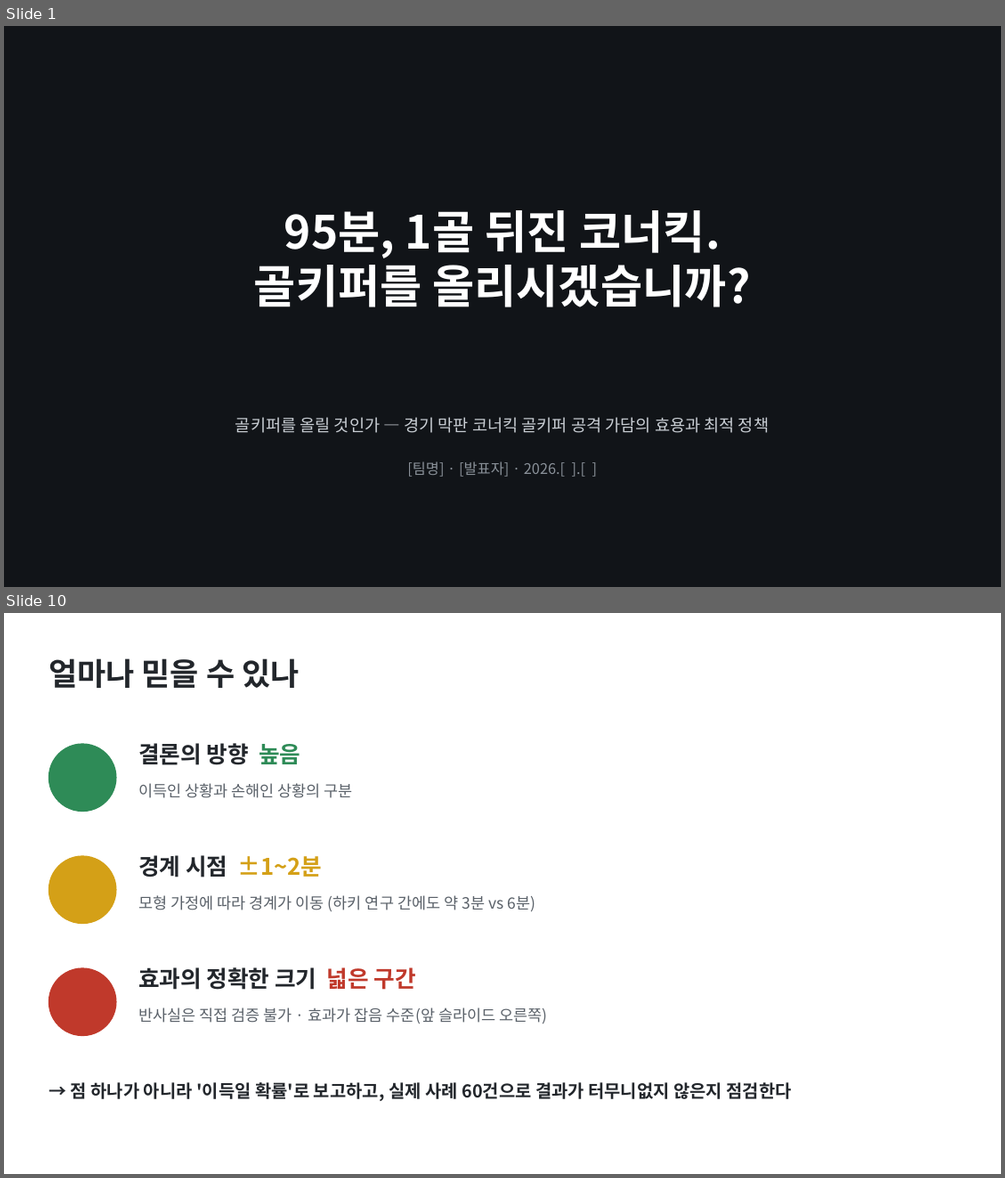
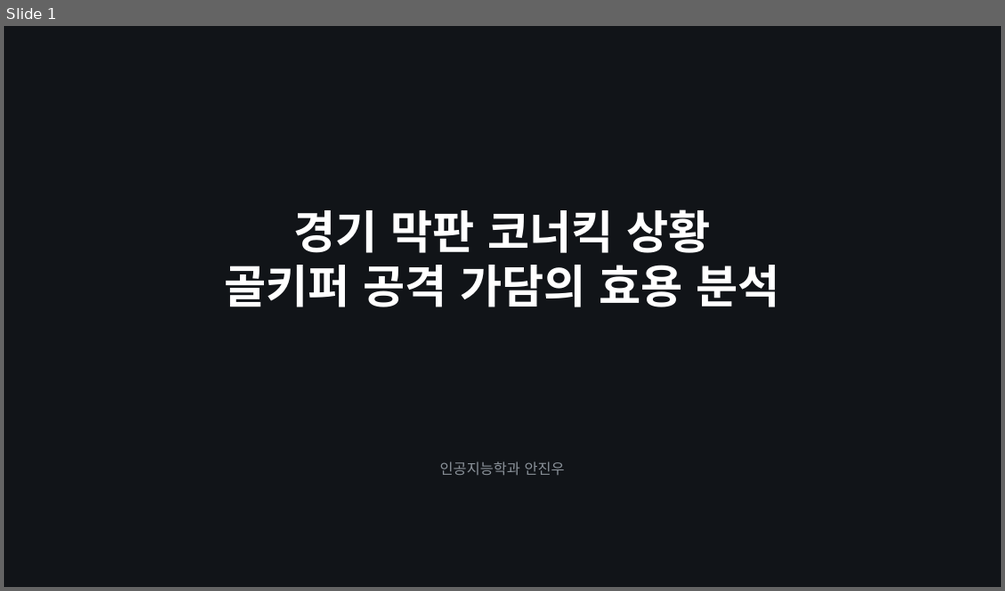
Before and after one commit to JJ1NNU/FootballDataAnalyticsProject, a slide deck: docs/slides/gk_corner_proposal.pptx. Shown one above the other, each under a label of ours: slides 1 and 10 before the commit, slide 1 after it; the slides between them are not shown. The pictures are 1005x1178 and 1005x591 pixels, drawn with LibreOffice and Linux fonts; fonts in the diff are those of the drawing. Boxes give left, top, right and bottom in pixels: in the first picture for what was removed or moved away, otherwise in the second. Text is boxed around its words. In the diff, an @@ line names an element or a change of style, - is before the commit and + after.

```diff
--- a/docs/slides/gk_corner_proposal.pptx
+++ b/docs/slides/gk_corner_proposal.pptx
@@ slide 10 removed at <box>4,613,1001,1174</box>, background #FFFFFF @@
@@ text removed at <box>48,658,299,688</box> @@
-얼마나 믿을 수 있나
@@ ellipse removed at <box>48,744,116,811</box> @@
@@ text removed at <box>138,743,300,765</box> @@
-결론의 방향 높음
@@ text removed at <box>138,783,353,798</box> @@
-이득인 상황과 손해인 상황의 구분
@@ ellipse removed at <box>48,856,116,924</box> @@
@@ text removed at <box>138,855,323,877</box> @@
-경계 시점 ±1~2분
@@ text removed at <box>138,895,535,911</box> @@
-모형 가정에 따라 경계가 이동 (하키 연구 간에도 약 3분 vs 6분)
@@ ellipse removed at <box>48,968,116,1036</box> @@
@@ text removed at <box>138,967,416,989</box> @@
-효과의 정확한 크기 넓은 구간
@@ text removed at <box>138,1007,547,1023</box> @@
-반사실은 직접 검증 불가 · 효과가 잡음 수준(앞 슬라이드 오른쪽)
@@ text removed at <box>71,1082,792,1101</box> @@
-→ 점 하나가 아니라 '이득일 확률'로 보고하고, 실제 사례 60건으로 결과가 터무니없지 않은지 점검한다
@@ slide 1 changed as well @@
@@ text at <box>224,209,779,307</box>: text changed @@
-95분, 1골 뒤진 코너킥.
-골키퍼를 올리시겠습니까?
+경기 막판 코너킥 상황
+골키퍼 공격 가담의 효용 분석
@@ text removed at <box>235,417,769,433</box> @@
-골키퍼를 올릴 것인가 — 경기 막판 코너킥 골키퍼 공격 가담의 효용과 최적 정책
@@ text at <box>440,461,565,475</box>: text changed @@
-[팀명] · [발표자] · 2026.[ ].[ ]
+인공지능학과 안진우
```
Also in this commit, not shown: 3 other slides changed, 8 slides added, 8 other slides removed, 3 other files.
